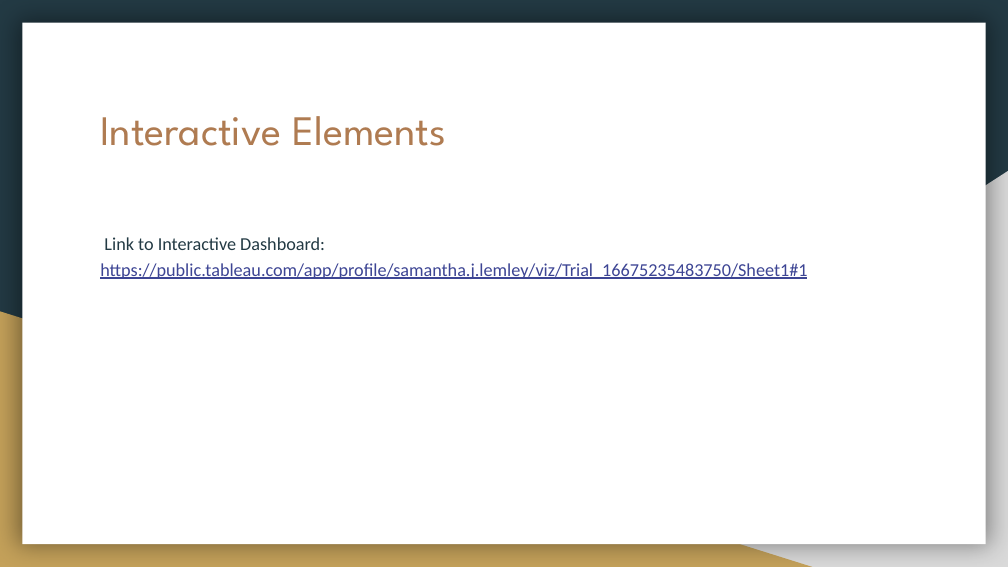
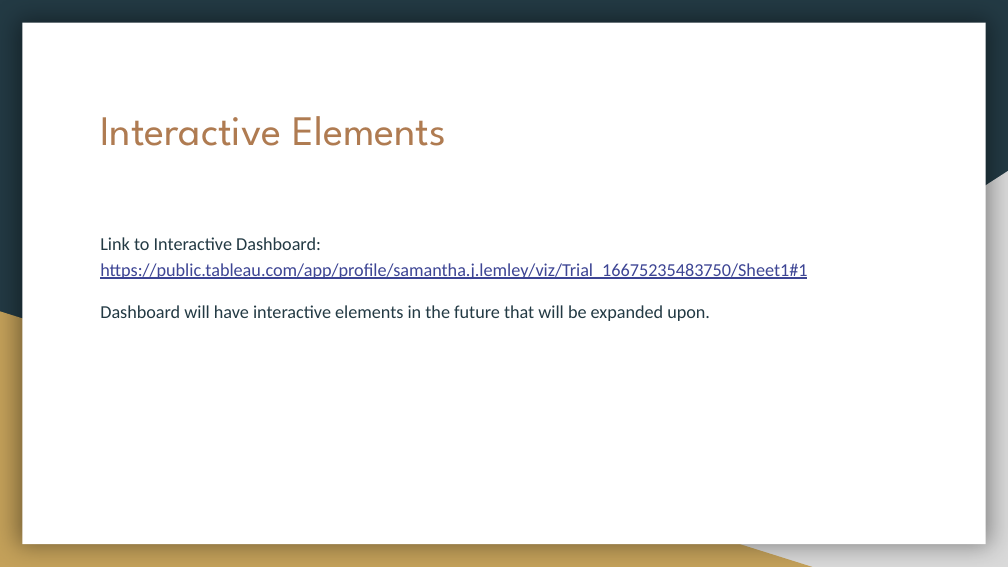
Before and after one commit to lemleysamantha/Project-one, a slide deck: slide 5 of Dashboard Blueprint.pptx. Drawn at 1008x567 pixels with LibreOffice and Linux fonts; fonts in the diff are those of the drawing. Boxes give left, top, right and bottom in pixels: in the first picture for what was removed or moved away, otherwise in the second. Text is boxed around its words. In the diff, an @@ line names an element or a change of style, - is before the commit and + after.

Commit message:
Updating powerpoint slides

```diff
--- a/Dashboard Blueprint.pptx
+++ b/Dashboard Blueprint.pptx
@@ text at <box>100,237,807,279</box>: less space between paragraphs @@
@@ text at <box>100,305,710,321</box>: paragraph added @@
+Dashboard will have interactive elements in the future that will be expanded upon.
```
